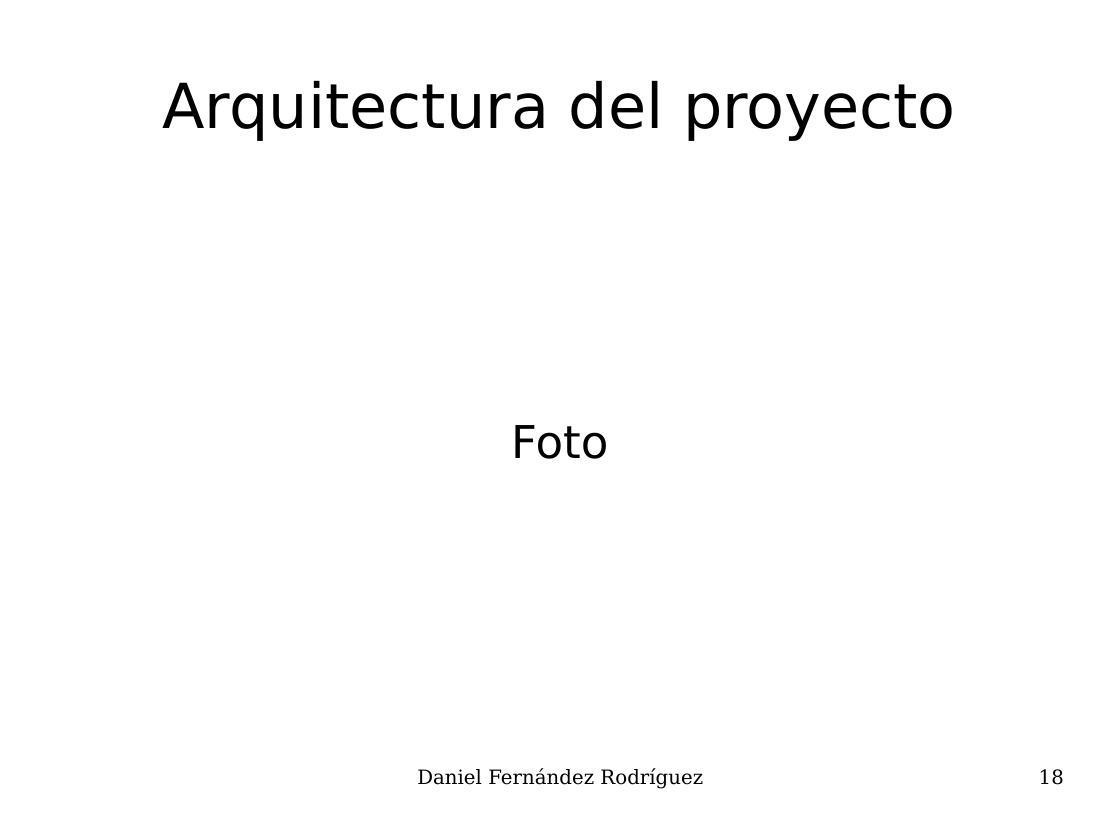
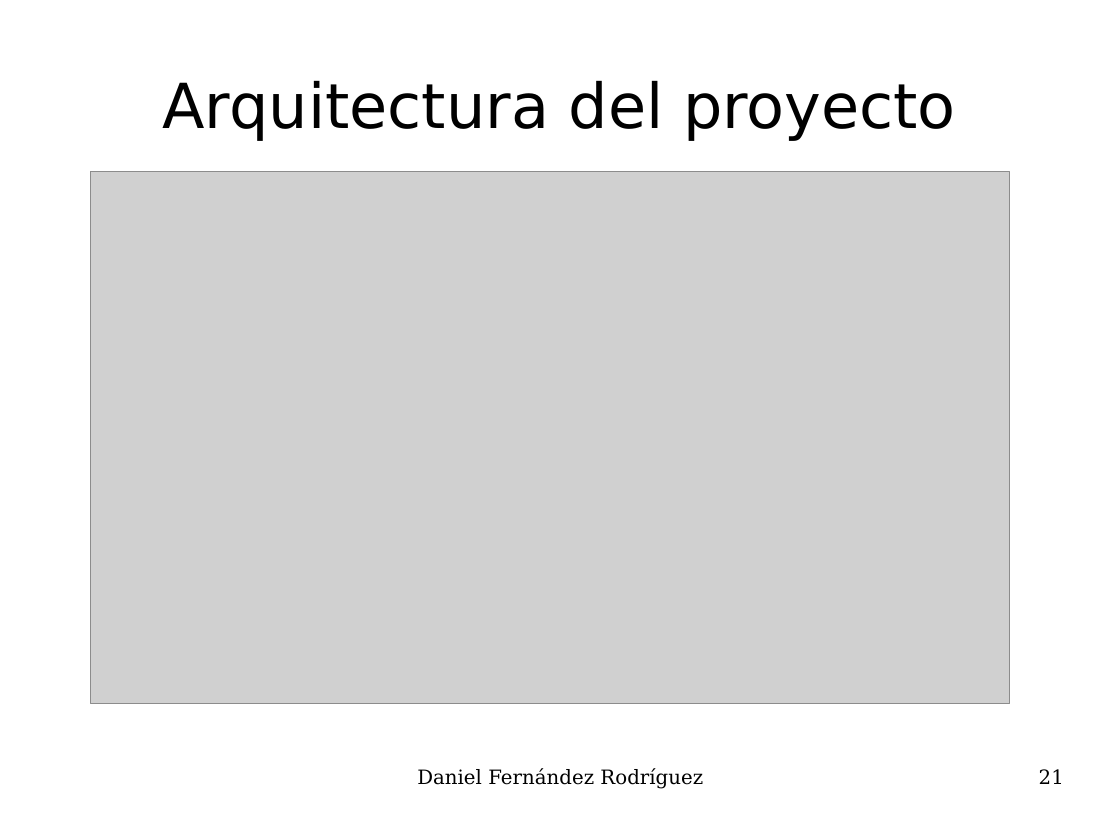
Before and after one commit to UO180222/tfg, a slide deck: slide 21 of docs/presentacion.odp (slide 18 before the commit). Drawn at 1120x840 pixels with LibreOffice and Linux fonts; fonts in the diff are those of the drawing; grey boxes stand for pictures. Boxes give left, top, right and bottom in pixels: in the first picture for what was removed or moved away, otherwise in the second. Text is boxed around its words. In the diff, an @@ line names an element or a change of style, - is before the commit and + after.

```diff
--- a/docs/presentacion.odp
+++ b/docs/presentacion.odp
@@ picture added at box(90, 172, 1010, 703) @@
@@ subtitle removed at box(511, 425, 608, 459) @@
-Foto
@@ page number at box(1039, 769, 1064, 784): text changed @@
-18
+21
```
Also in this commit, not shown: 14 other slides changed, 3 slides added, 44 other files.
